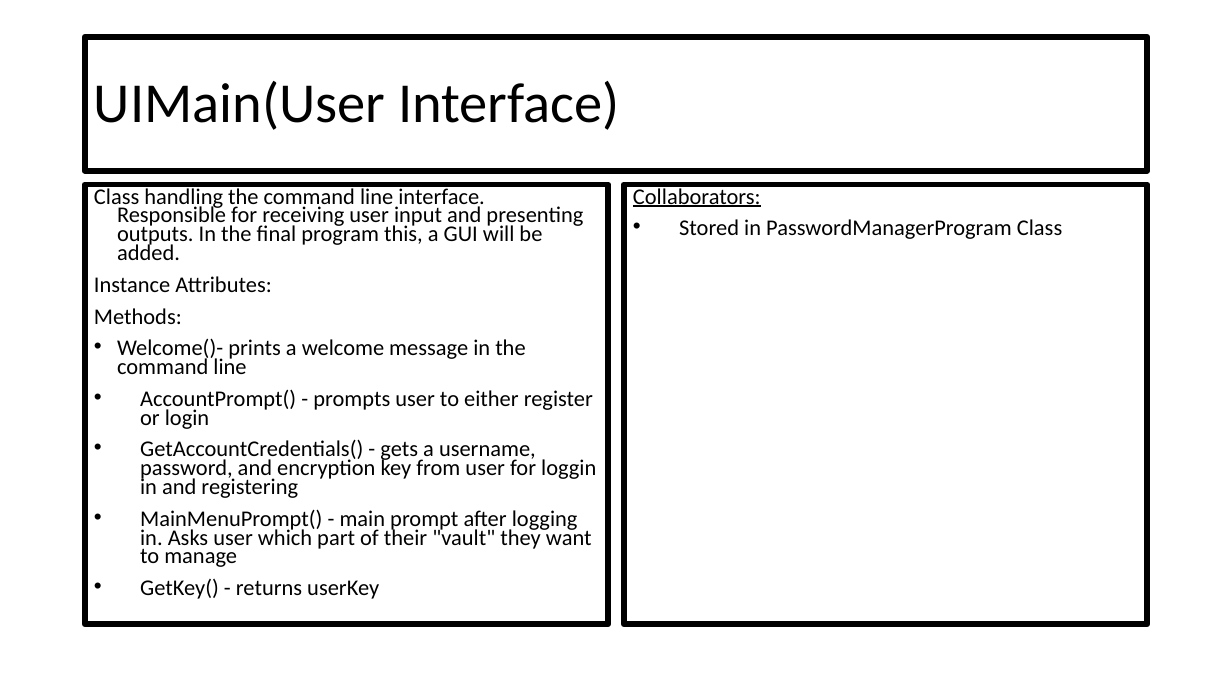
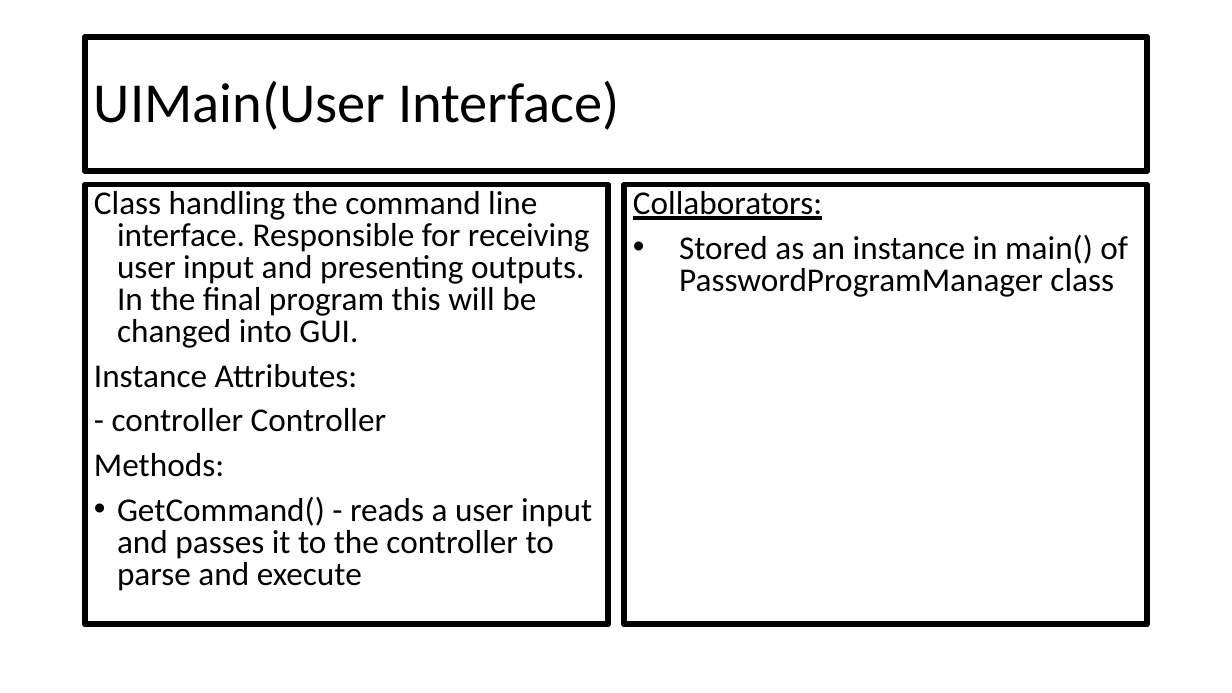
Before and after one commit to CSC207-UofT/course-project-group-020, a slide deck: slide 13 of phase0/CRC Cards.pptx (slide 12 before the commit). Drawn at 1232x693 pixels with LibreOffice and Linux fonts; fonts in the diff are those of the drawing. Boxes give left, top, right and bottom in pixels: in the first picture for what was removed or moved away, otherwise in the second. Text is boxed around its words. In the diff, an @@ line names an element or a change of style, - is before the commit and + after.

Commit message:
Reorganized CRC cards to better follow Clean architecture -- added Controller class

```diff
--- a/phase0/CRC Cards.pptx
+++ b/phase0/CRC Cards.pptx
@@ text at <box>94,191,590,348</box>: text changed; size 17.5 to 25.9 pt @@
-Class handling the command line interface. Responsible for receiving user input and presenting outputs. In the final program this, a GUI will be added.
+Class handling the command line interface. Responsible for receiving user input and presenting outputs. In the final program this will be changed into GUI.
@@ text at <box>633,191,822,220</box>: size 17.5 to 25.9 pt in "Collaborators:"; line spacing 0.7 to 0.8 @@
@@ text at <box>679,235,1128,297</box>: text changed; size 17.5 to 25.9 pt @@
-• Stored in PasswordManagerProgram Class
+• Stored as an instance in main() of PasswordProgramManager class
@@ text at <box>94,364,358,477</box>: size 17.5 to 25.9 pt in "Instance Attributes:", "Methods:"; line spacing 0.7 to 0.8 @@
@@ text at <box>112,408,386,432</box>: paragraph added @@
+- controller Controller
@@ text at <box>117,497,592,591</box>: text changed; size 17.5 to 25.9 pt @@
-• Welcome()- prints a welcome message in the command line
-• AccountPrompt() - prompts user to either register or login
-• GetAccountCredentials() - gets a username, password, and encryption key from user for loggin in and registering
-• MainMenuPrompt() - main prompt after logging in. Asks user which part of their "vault" they want to manage
-• GetKey() - returns userKey
+• GetCommand() - reads a user input and passes it to the controller to parse and execute
```
Also in this commit, not shown: 8 other slides changed, 1 slide added.
